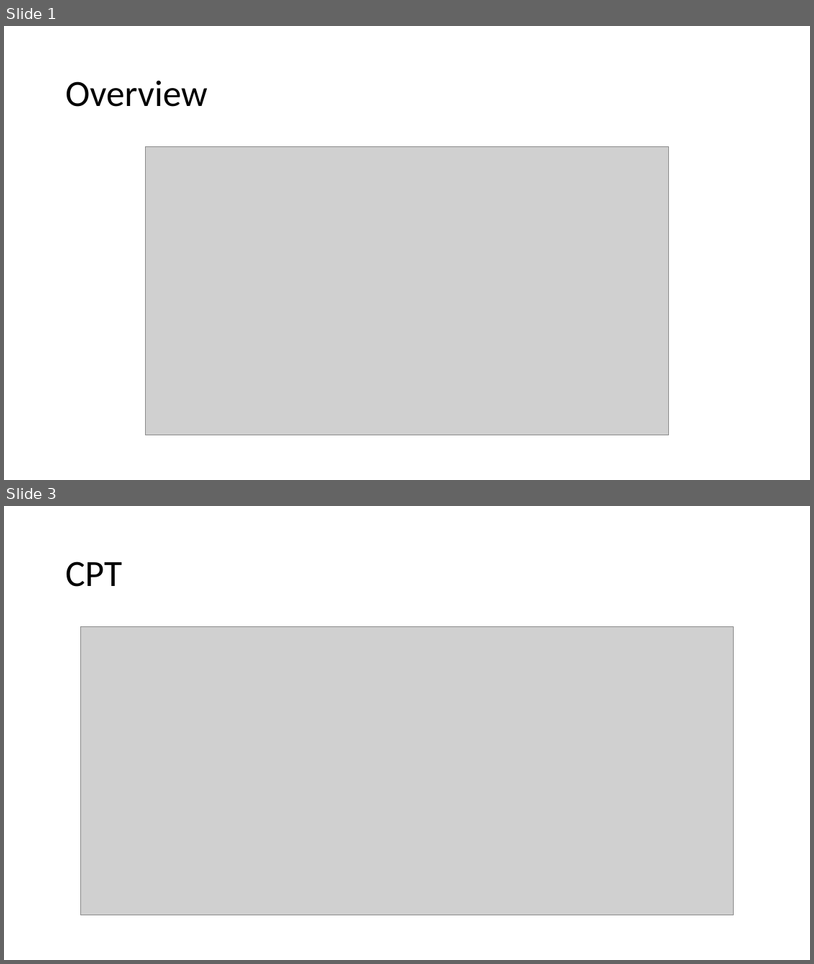
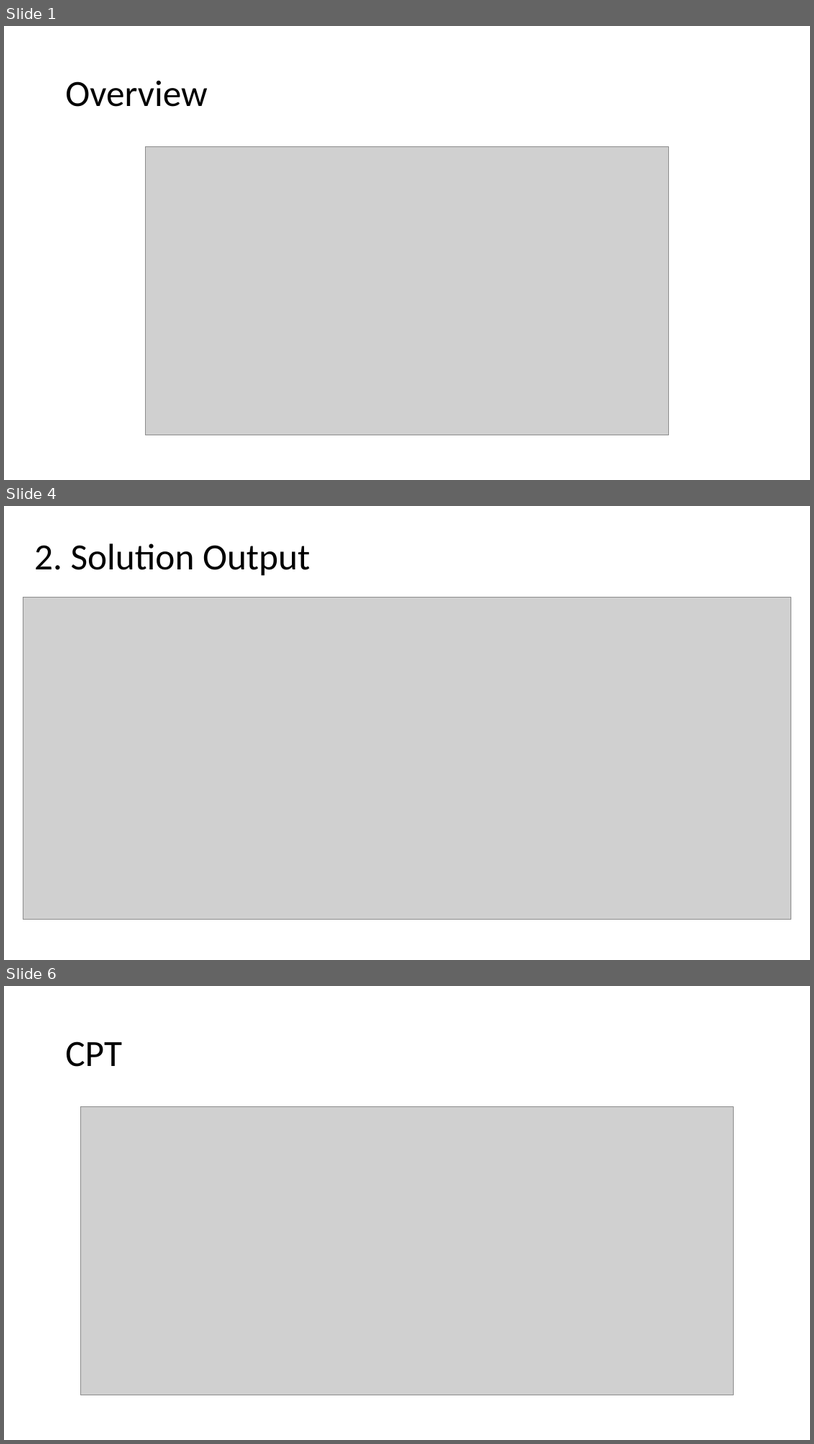
Before and after one commit to beatricetierra/CA-Hospital-Charges, a slide deck: DatasetsOverview.pptx. Shown one above the other, each under a label of ours: slides 1 and 3 before the commit, slides 1, 4 and 6 after it; the slides between them are not shown. The pictures are 814x964 and 814x1444 pixels, drawn with LibreOffice and Linux fonts; fonts in the diff are those of the drawing; grey boxes stand for pictures. Boxes give left, top, right and bottom in pixels: in the first picture for what was removed or moved away, otherwise in the second. Text is boxed around its words. In the diff, an @@ line names an element or a change of style, - is before the commit and + after.

```diff
--- a/DatasetsOverview.pptx
+++ b/DatasetsOverview.pptx
@@ slide 4 added at bbox=[4, 506, 810, 960], background #FFFFFF @@
@@ title added at bbox=[34, 543, 310, 576], 44 pt, text #000000 @@
+2. Solution Output
@@ picture added at bbox=[23, 597, 792, 919] @@
@@ what was slide 3 is now slide 6 @@
```
Also in this commit, not shown: 3 other slides added, 1 slide removed.
